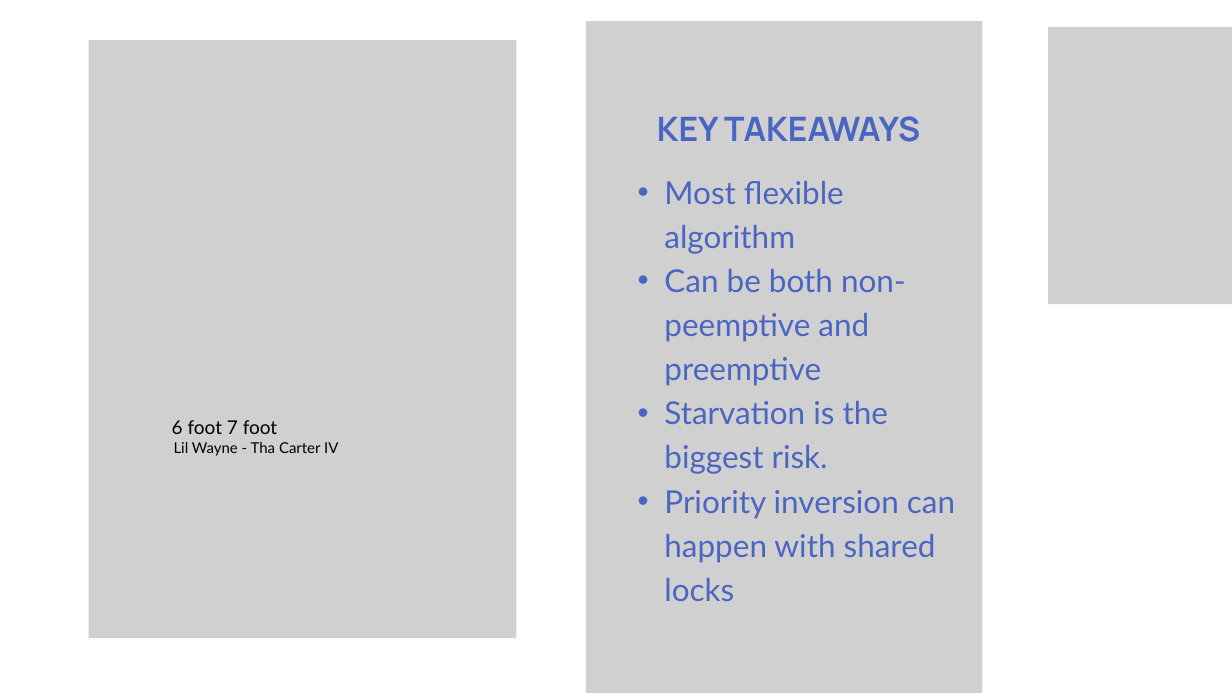
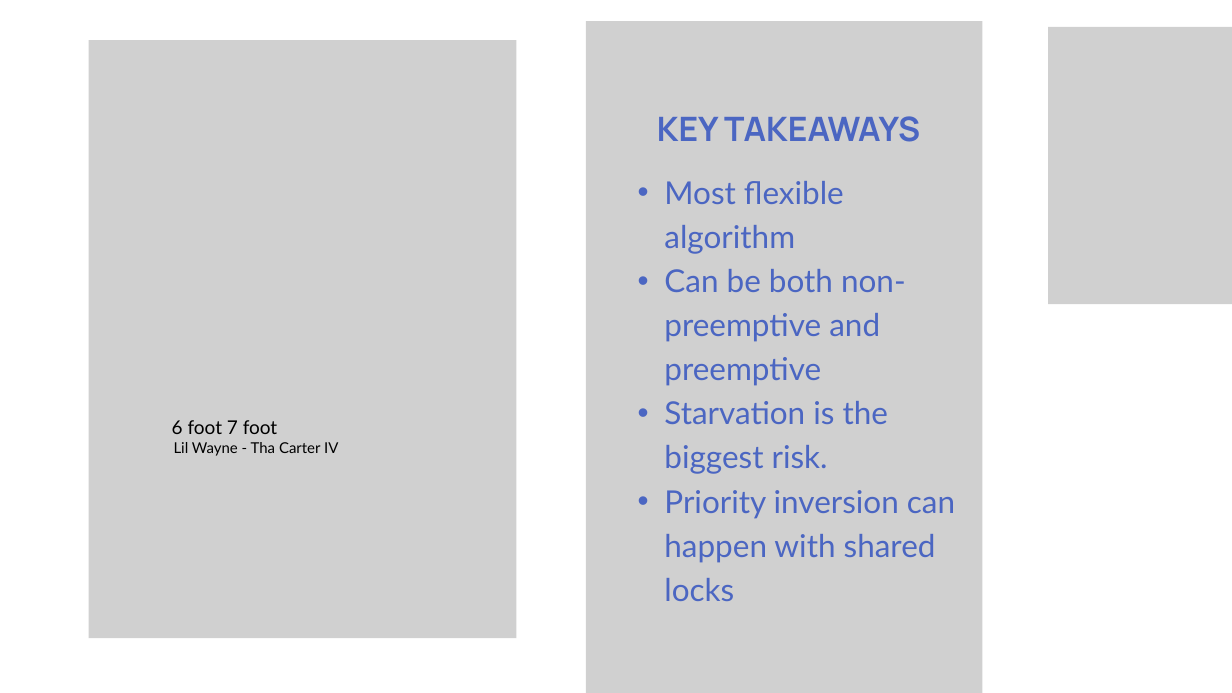
Before and after one commit to ArikaG05/Checkoff-3-Arika-Gardner, a slide deck: slide 11 of Slides/Gardner_Arika_Checkoff3_Slides.pptx. Drawn at 1232x693 pixels with LibreOffice and Linux fonts; fonts in the diff are those of the drawing; grey boxes stand for pictures; background and template pictures are left out. Boxes give left, top, right and bottom in pixels: in the first picture for what was removed or moved away, otherwise in the second. Text is boxed around its words. In the diff, an @@ line names an element or a change of style, - is before the commit and + after.

```diff
--- a/Slides/Gardner_Arika_Checkoff3_Slides.pptx
+++ b/Slides/Gardner_Arika_Checkoff3_Slides.pptx
@@ text at (x1=664, y1=269, x2=906, y2=386): text changed @@
-  • Can be both non-peemptive and preemptive
+  • Can be both non-preemptive and preemptive
```
Also in this commit, not shown: 2 other slides changed.
